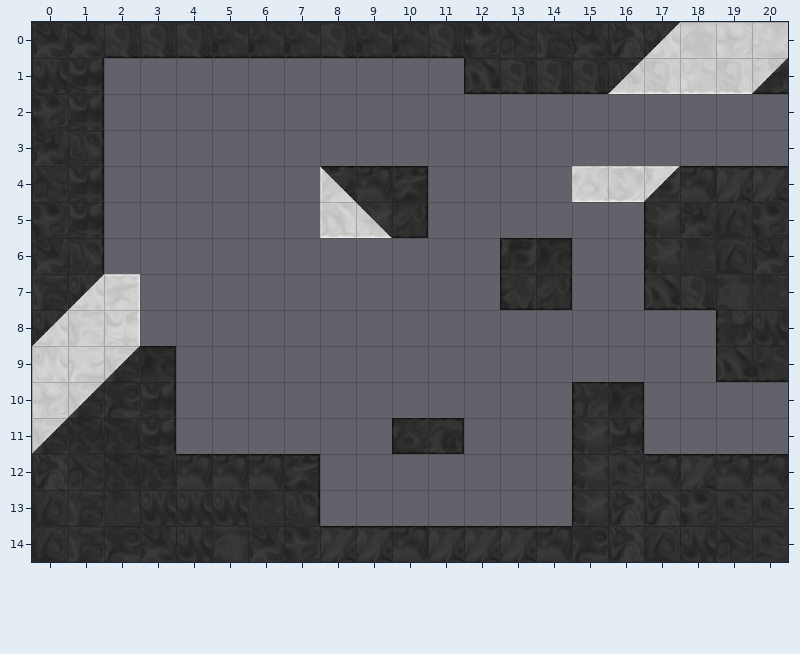
Two versions of a level (Tiled map (JSON), assets/tilemaps/firstMultOrb.json). That is the earlier state.
Cells are 64x64 px. Shown: x 0..20, y 0..14.
After the commit:
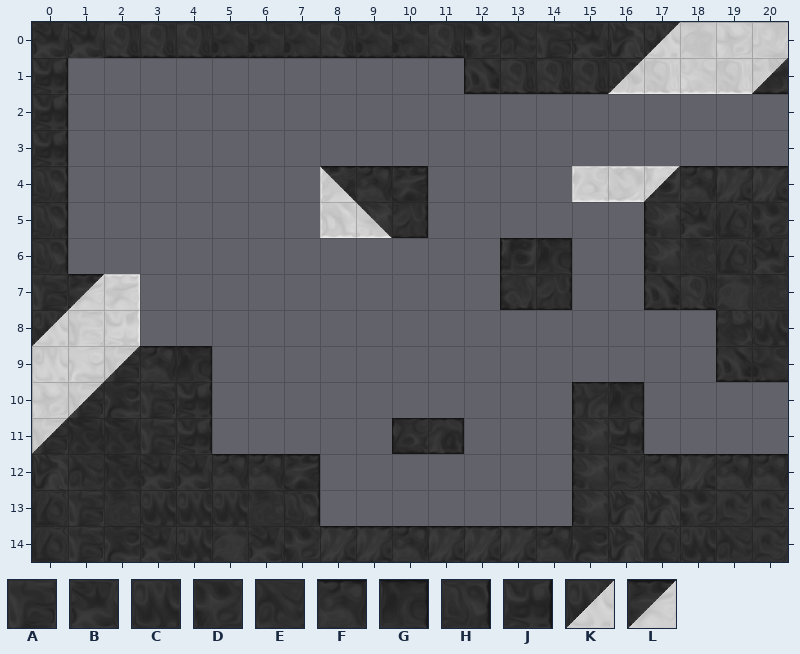
Key: from "black_tiles": A 1, B 2, C 3, D 4, E 13, F 16, G 17, H 24, J 25; from "mixed_tiles": K 3, L 10.
_ is an empty cell.
From old to new:
Layer "tile":
Tile J becomes tile A in rows 10 to 11 at x 3.
Tile F becomes tile B in row 12 at x 4.
Tile G becomes tile F in row 9 at x 3.
The author put tile G in row 9 at x 4.
Tile B becomes tile H in row 6 at x 0.
Tile D becomes tile H in row 5 at x 0.
Tile E becomes tile H in row 4 at x 0.
Tile B becomes tile J in row 3 at x 0.
Tile C becomes tile J in row 1 at x 0.
Tile D becomes tile J in row 2 at x 0.
The author put tile J in rows 10 to 11 at x 4.
Tile K becomes tile L in row 7 at x 1.
The author cleared tile H in row 3 at x 1; in row 6 at x 1.
The author cleared tile J in rows 1 to 2 at x 1; in rows 4 to 5 at x 1.
